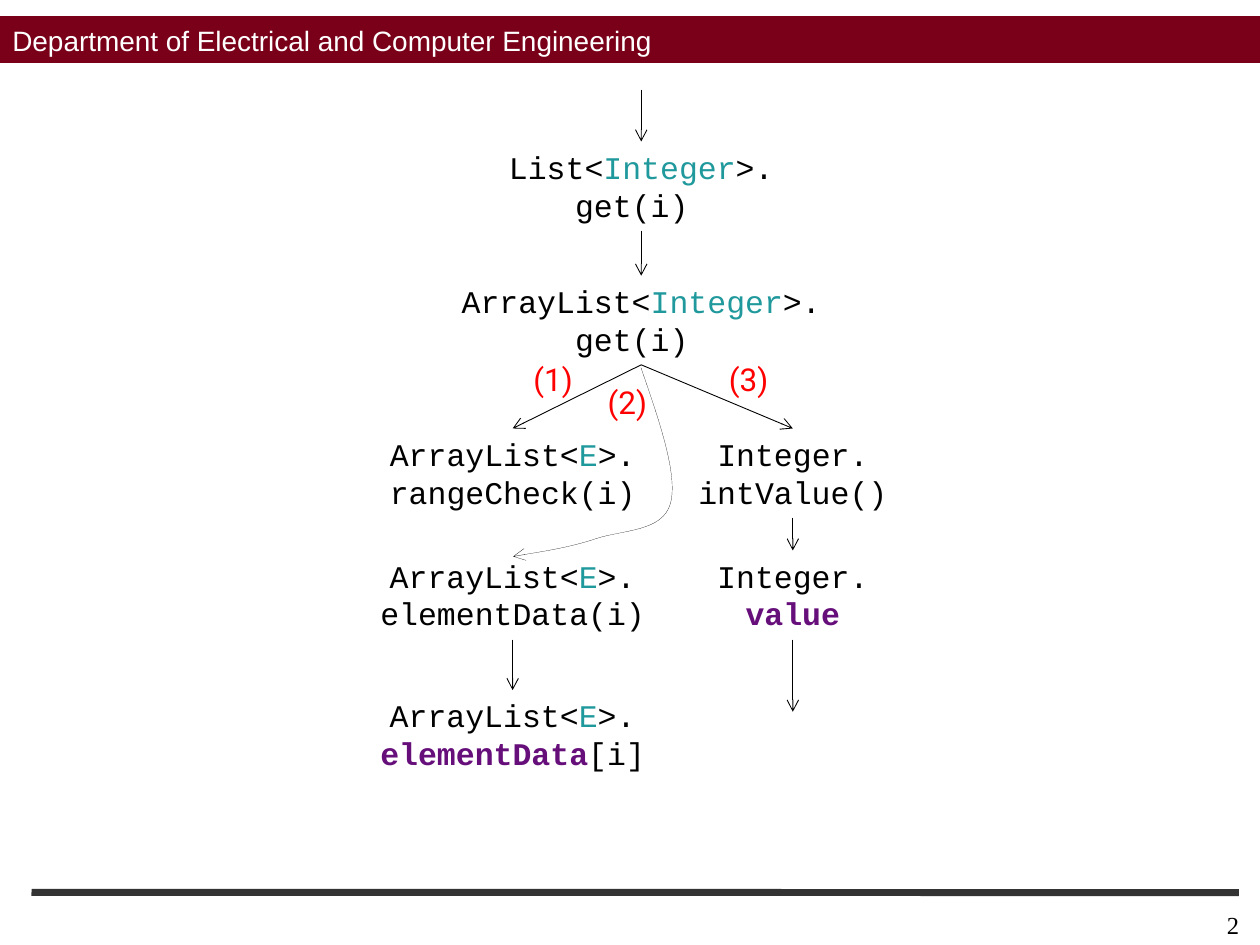
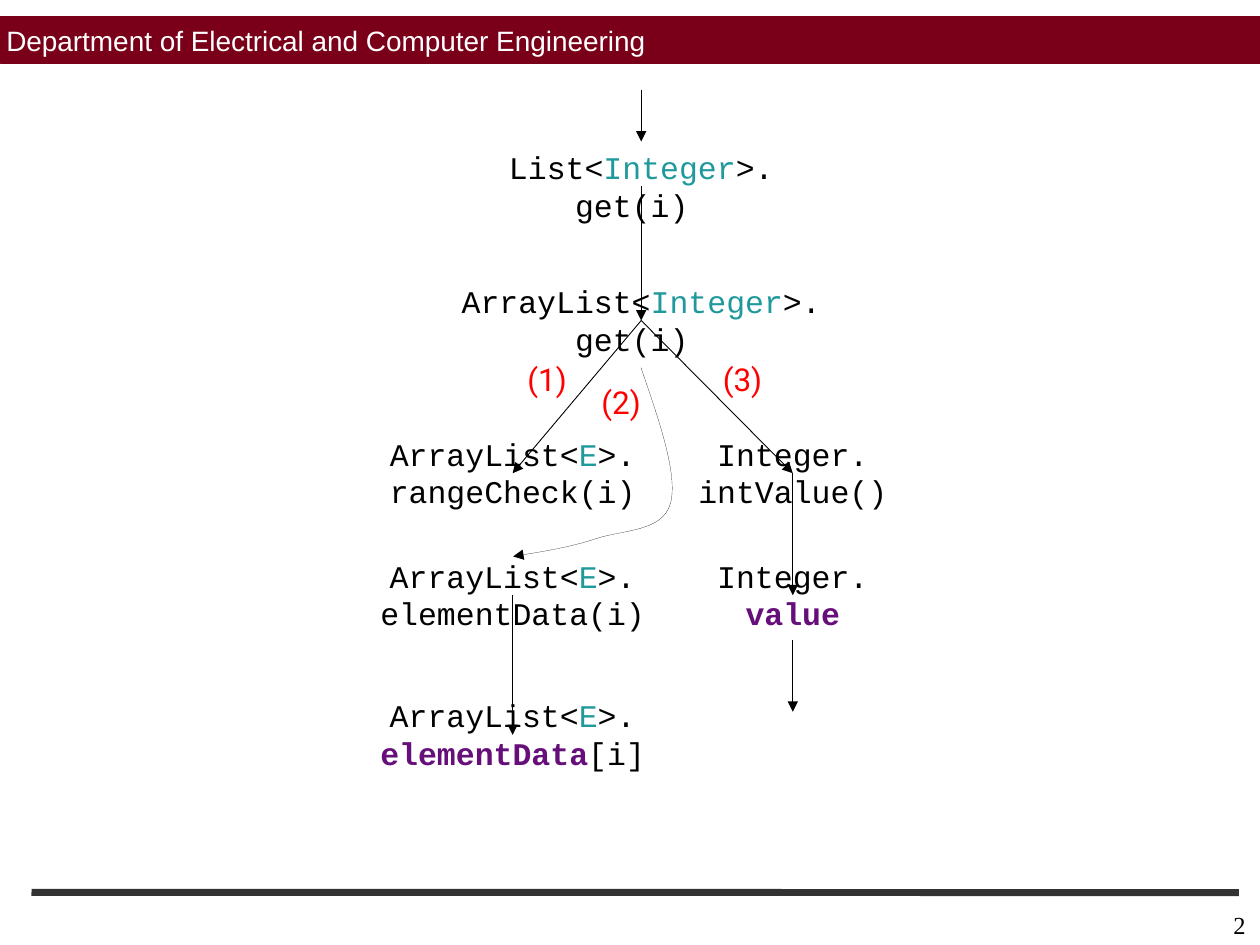
Before and after one commit to sohah/ISSTA-Veritesting, a slide deck: slide 2 of figures/Figures.pptx. Drawn at 1260x945 pixels with LibreOffice and Linux fonts; fonts in the diff are those of the drawing; background and template pictures are left out. Boxes give left, top, right and bottom in pixels: in the first picture for what was removed or moved away, otherwise in the second. Text is boxed around its words. In the diff, an @@ line names an element or a change of style, - is before the commit and + after.

```diff
--- a/figures/Figures.pptx
+++ b/figures/Figures.pptx
@@ rectangle "Department of Electrical and Computer ..." at (x1=0, y1=16, x2=1260, y2=63): more space between paragraphs; outline #7A0019 0 pt to #7A0019 0.25 pt @@
@@ arrow (641, 89) - (641, 141): arrowheads changed @@
@@ arrow moved from (641, 231) - (641, 276) to (641, 186) - (641, 320) @@
@@ arrow (641, 186) - (641, 320): arrowheads changed @@
@@ arrow moved from (641, 365) - (513, 428) to (641, 320) - (513, 474) @@
@@ arrow (641, 320) - (513, 474): arrowheads changed @@
@@ arrow moved from (641, 365) - (793, 428) to (641, 320) - (793, 474) @@
@@ arrow (641, 320) - (793, 474): arrowheads changed @@
@@ text "(1)" moved from (x1=533, y1=366, x2=572, y2=399) to (x1=527, y1=366, x2=566, y2=398) @@
@@ text "(3)" moved from (x1=729, y1=366, x2=768, y2=398) to (x1=723, y1=366, x2=762, y2=398) @@
@@ text "(2)" moved from (x1=608, y1=389, x2=647, y2=421) to (x1=601, y1=389, x2=640, y2=421) @@
@@ arrow moved from (793, 518) - (793, 551) to (793, 474) - (793, 595) @@
@@ arrow (793, 474) - (793, 595): arrowheads changed @@
@@ arrow moved from (513, 640) - (513, 690) to (513, 595) - (513, 735) @@
@@ arrow (513, 595) - (513, 735): arrowheads changed @@
@@ arrow (793, 640) - (793, 712): arrowheads changed @@
@@ page number moved from (x1=1227, y1=917, x2=1239, y2=934) to (x1=1233, y1=917, x2=1245, y2=934) @@
```
Also in this commit, not shown: 3 other slides changed, 1 slide added.
